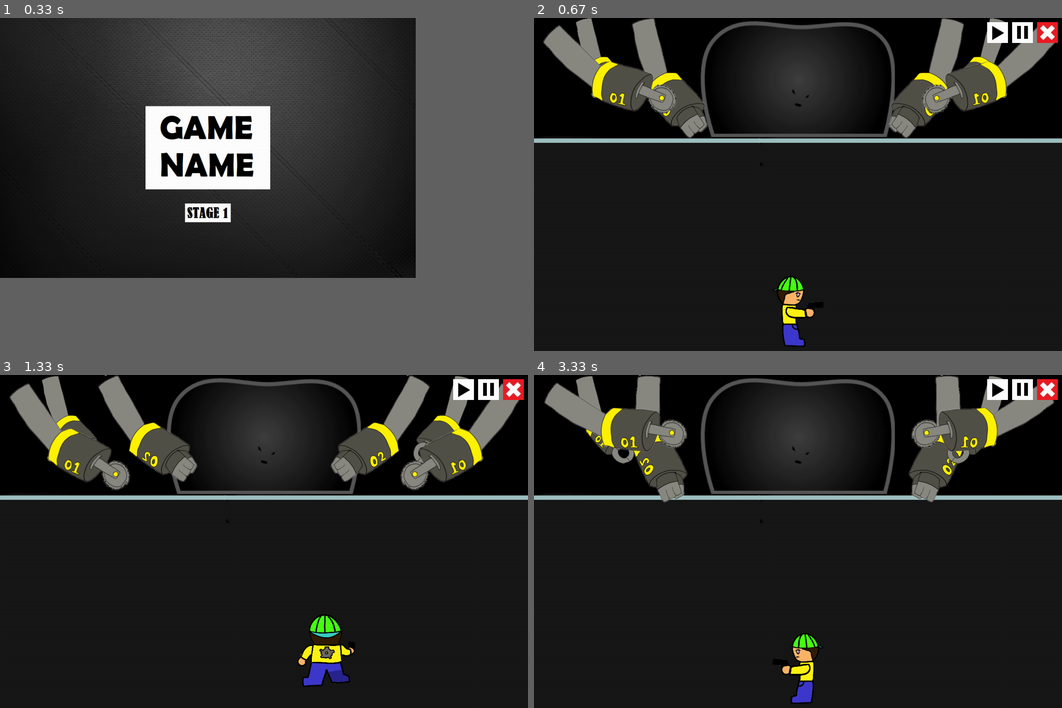
Above: before the commit, frames 1-4 (two rows, left to right).
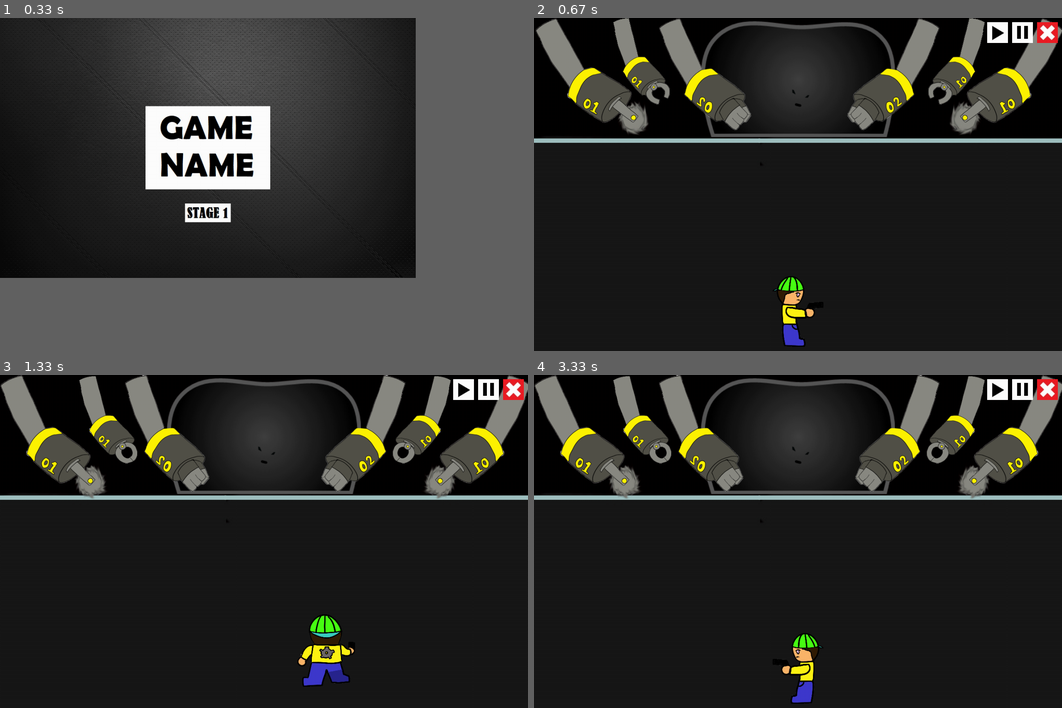
Above: after the commit, the same moments.

Repository: ss-hyun/Chilbo_pygame_pj
Game: pygame game, started from main.py
Same seed, same stepped clock (60 frames per second), same inputs: the game is played once before the commit and once after it.
Inputs (mouse positions are in pixels of both pictures, inside the frame that each line leads up to):
- Up to frame 1 (0.33 s): no input
- Up to frame 2 (0.67 s): click (739, 211) at 0.38 s
- Up to frame 3 (1.33 s): hold Right 0.67-1.13 s; hold Up from 1.17 s (still down)
- Up to frame 4 (3.33 s): release Up at 1.47 s; hold Right 1.5-1.97 s; hold Left 2-2.53 s; hold Down 2.57-2.87 s; hold Left 2.9-3.3 s

Frame 1 is identical in both runs. In frame 2, 15% of the frame differs, in the area x 0-100%, y 0-37%; in frame 3, 14%; in frame 4, 16%, in the area x 0-100%, y 0-39%.

Commit message:
arm move

Diff:
--- a/stage1.py
+++ b/stage1.py
@@ -139,19 +139,19 @@
 
 
 def arm1_start(ch, game):
-    ch.pos = [ 235, 0 ]
+    ch.pos = [ 300, 0 ]
     ch.curr_state = 1
 
 def arm2_start(ch, game):
-    ch.pos = [ 650, 0 ]
+    ch.pos = [ 700, 0 ]
     ch.curr_state = 1
 
 def arm3_start(ch, game):
-    ch.pos = [ 100, 0 ]
+    ch.pos = [ 190, 0 ]
     ch.curr_state = 1
 
 def arm4_start(ch, game):
-    ch.pos = [ 750, 0 ]
+    ch.pos = [ 700, 0 ]
     ch.curr_state = 1
 
 def arm5_start(ch, game):
@@ -159,7 +159,7 @@
     ch.curr_state = 1
 
 def arm6_start(ch, game):
-    ch.pos = [ 880, 0 ]
+    ch.pos = [ 1000, 0 ]
     ch.curr_state = 1
 
 def laser_field1_start(ch, game):
@@ -181,12 +181,12 @@
 
     ch_info_list = [ ("user", [ "/image/오른1.png", "/image/왼1.png", "/image/앞1.png", "/image/뒤1.png" ,"/image/오른2.png",  …(188 unchanged characters)…
                      ("boss", [ "/image/exboss.svg" ], [ None, boss_start, None, boss_resize ], None, 1),
-                     ("boss_arm1", [ "/image/fist_+2.png", "/image/fist_+1.png", "/image/fist.png", "/image/fist_-1.png" ], [ arm_move, arm2_start, None, arm_trans ], None, 1),
-                     ("boss_arm2", [ "/image/r_fist_+2.png", "/image/r_fist_+1.png", "/image/r_fist.png", "/image/r_fist_-1.png" ], [ arm_move, arm1_start, None, arm_trans ], None, 1),
+                     ("boss_arm1", [ "/image/fist.png", "/image/fist_+1.png", "/image/fist_+2.png" ], [ arm_move, arm2_start, None, arm_trans ], None, 1),
+                     ("boss_arm2", [ "/image/r_fist.png", "/image/r_fist_+1.png", "/image/r_fist_+2.png" ], [ arm_move, arm1_start, None, arm_trans ], None, 1),
                      ("boss_arm3", [ "/image/forceps_1.png", "/image/forceps_2.png" ], [ arm_move, arm4_start, None, arm_trans ], None, 1),
                      ("boss_arm4", [ "/image/r_forceps_1.png", "/image/r_forceps_2.png" ], [ arm_move, arm3_start, None, arm_trans ], None, 1),
-                     ("boss_arm5", [ "/image/saw2_+2.png", "/image/saw2_+1.png", "/image/saw2_0.png", "/image/saw2_-1.png", "/image/saw2_-2.png" ], [ arm_move, arm5_start, None, arm_trans ], None, 1),
-                     ("boss_arm6", [ "/image/r_saw2_+2.png", "/image/r_saw2_+1.png", "/image/r_saw2_0.png", "/image/r_saw2_-1.png", "/image/r_saw2_-2.png" ], [ arm_move, arm6_start, None, arm_trans ], None, 1),
+                     ("boss_arm5", [ "/image/saw2.png", "/image/saw2_+1.png", "/image/saw2_+2.png", "/image/saw2_+1.png", "/image/saw2_+2.png" ], [ arm_move, arm5_start, None, arm_trans ], None, 1),
+                     ("boss_arm6", [ "/image/r_saw2.png", "/image/r_saw2_+1.png", "/image/r_saw2_+2.png", "/image/r_saw2_+1.png", "/image/r_saw2_+2.png"  ], [ arm_move, arm6_start, None, arm_trans ], None, 1),
                     ]
 
     stage1_1 = stage_template.Stage(name, 1-1, path, fps, speed, bg_image, ch_info_list)
Binary file changed: image/fist.PNG
Binary file changed: image/fist_+1.png
Binary file changed: image/fist_+2.png
Binary file changed: image/r_fist.png
Binary file changed: image/r_fist_+1.png
Binary file changed: image/r_fist_+2.png
Binary file changed: image/r_saw2.png
Binary file changed: image/r_saw2_+1.png
Binary file changed: image/r_saw2_+2.png
Binary file changed: image/saw2.png
Binary file changed: image/saw2_+1.png
Binary file changed: image/saw2_+2.png
